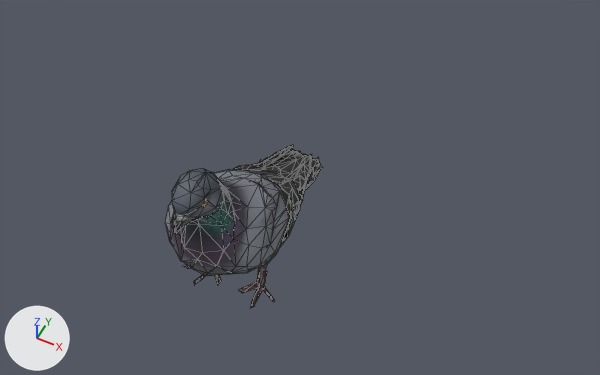
Renders of the glTF model docs/pc/look_target/crosshaven_city/work/3d_cities/crosshaven/animals/3d/ani_pigeon_LOD1.glb from each side of a commit.
Camera for both pictures: a 50 mm lens placed at (0.367, -0.595, 0.907), pointed at (0.056, 0.028, 0.129). The lights are fixed; the arrows at lower left show +X, +Y and +Z. The older version comes first. Mesh edges are drawn as thin lines.

The scene before the commit, as lines of its bpy script (objects in view):
```python
me_tripo_mesh_6df15122_042e_4519_ae23_5d73386e18fc = bpy.data.meshes.new('tripo_mesh_6df15122-042e-4519-ae23-5d73386e18fc')
me_tripo_mesh_6df15122_042e_4519_ae23_5d73386e18fc.from_pydata(...)  # 701 vertices, 921 faces; spans x -0.072..0.068, y -0.16..0.161, z 0.0..0.26
me_tripo_mesh_6df15122_042e_4519_ae23_5d73386e18fc.materials.append(mat_tripo_material_6df15122_042e_4519_ae23_5d73386e18fc)
ob_ani_pigeon = bpy.data.objects.new('ani_pigeon', me_tripo_mesh_6df15122_042e_4519_ae23_5d73386e18fc)
ob_ani_pigeon.location = (0.0, 0.0, 0.0)
```
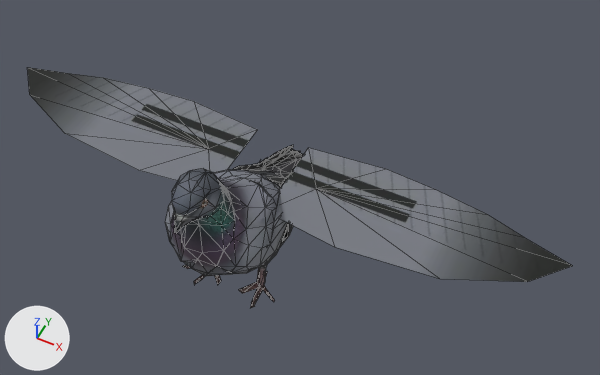
What differs and where, as boxes [x1, y1, x2, y2] in the pictures (600 x 375 px):
'ani_pigeon_wing_open_l', added
    after: [279, 148, 572, 282]
'ani_pigeon_wing_open_r', added
    after: [27, 67, 257, 181]

The change in detail:
Picture 'pigeon_wing_open_tex' (img_pigeon_wing_open_tex) is new.
Material 'pigeon_wing_open' (mat_pigeon_wing_open) is new.
Its texture is img_pigeon_wing_open_tex.
Its roughness is 0.85.
Mesh me_ani_pigeon_wing_r is new.
It has 11 vertices, 10 faces and spans x -0.392..-0.037, y -0.042..0.1, z 0.135.
It uses material mat_pigeon_wing_open (picture img_pigeon_wing_open_tex).
Mesh me_ani_pigeon_wing_l is new.
It has 11 vertices, 10 faces and spans x 0.037..0.392, y -0.042..0.1, z 0.135.
It uses material mat_pigeon_wing_open (picture img_pigeon_wing_open_tex).
Object 'ani_pigeon_wing_open_r' (ob_ani_pigeon_wing_open_r) is new; it shows me_ani_pigeon_wing_r.
Its location is (0.0, 0.0, 0.0).
Object 'ani_pigeon_wing_open_l' (ob_ani_pigeon_wing_open_l) is new; it shows me_ani_pigeon_wing_l.
Its location is (0.0, 0.0, 0.0).
